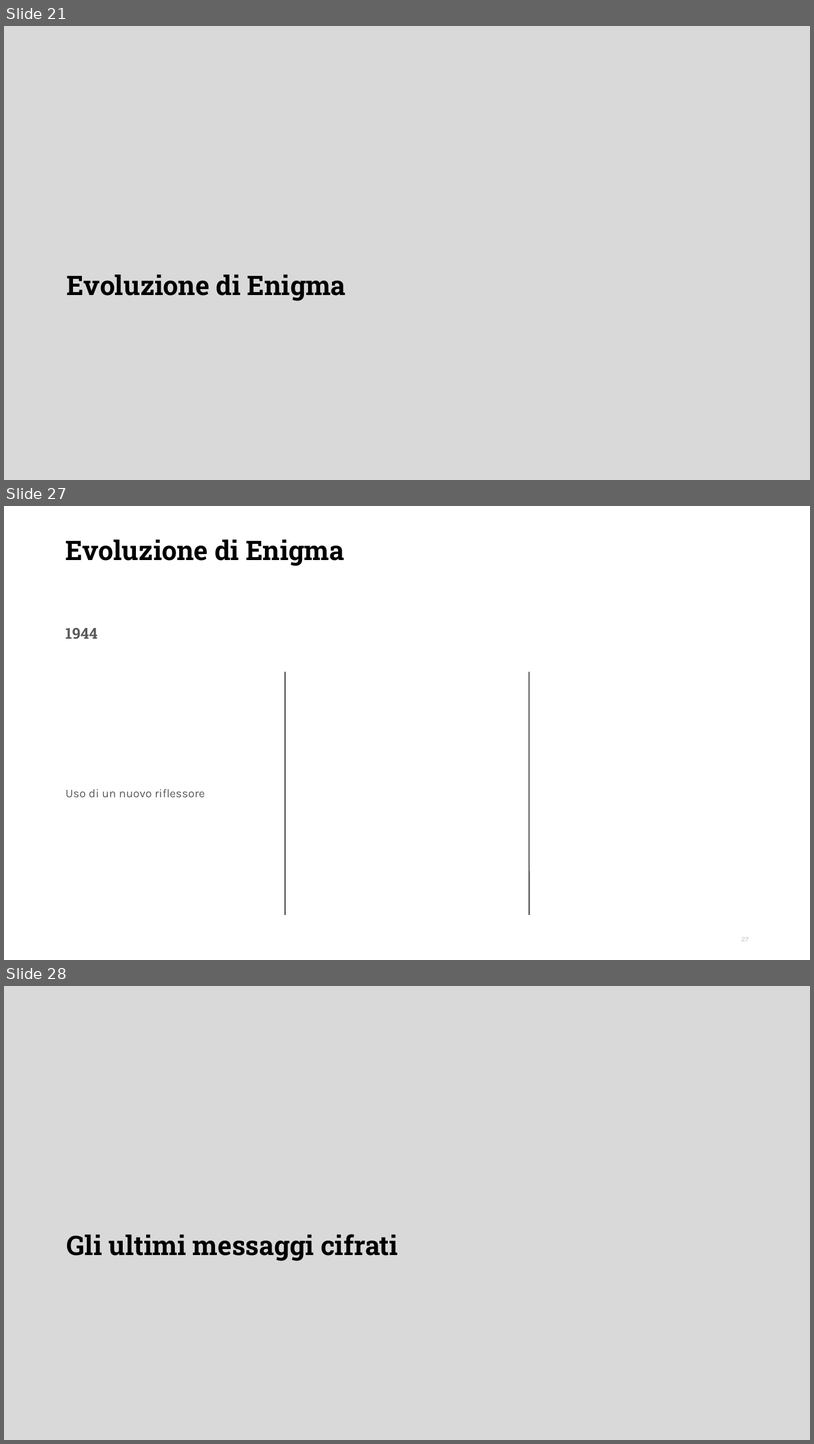
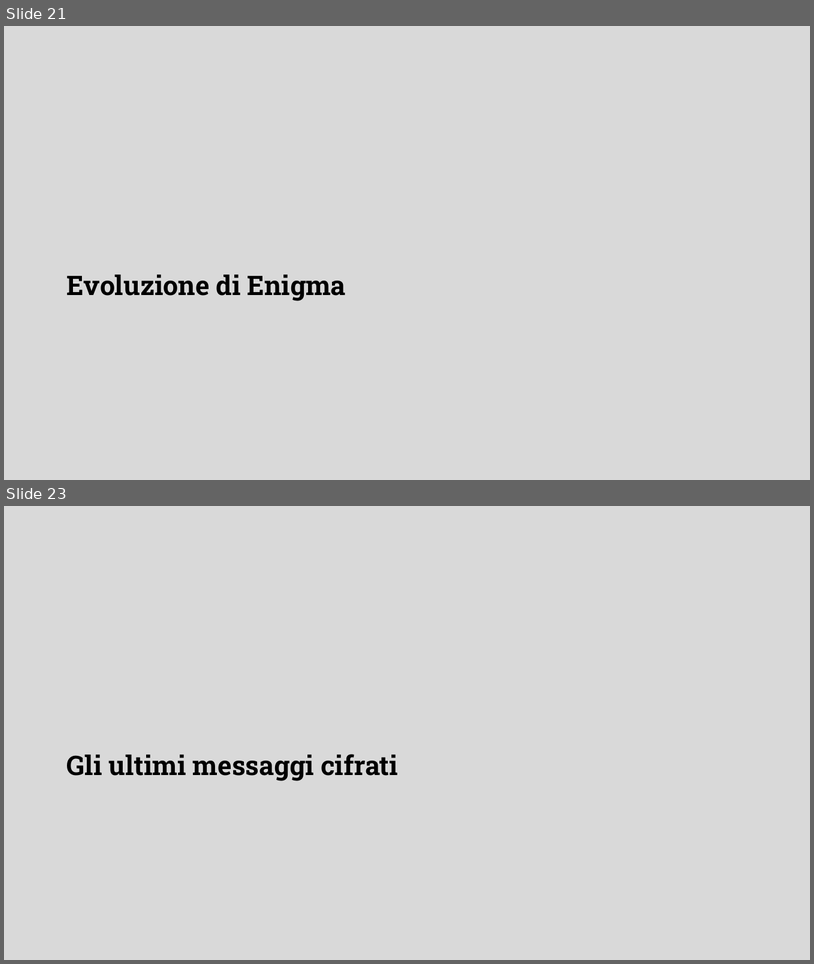
Before and after one commit to DanieleFerretti03/tesi-enigma, a slide deck: presentazione.odp. Shown one above the other, each under a label of ours: slides 21, 27 and 28 before the commit, slides 21 and 23 after it; the slides between them are not shown. The pictures are 814x1444 and 814x964 pixels, drawn with LibreOffice and Linux fonts; fonts in the diff are those of the drawing; background and template pictures are left out. Boxes give left, top, right and bottom in pixels: in the first picture for what was removed or moved away, otherwise in the second. Text is boxed around its words. In the diff, an @@ line names an element or a change of style, - is before the commit and + after.

Commit message:
Sostituzione slide Evoluzione di Enigma

```diff
--- a/presentazione.odp
+++ b/presentazione.odp
@@ slide 27 removed at bbox=[4, 506, 810, 960], background #FFFFFF @@
@@ title removed at bbox=[66, 540, 345, 566] @@
-Evoluzione di Enigma
@@ text removed at bbox=[65, 628, 98, 639] @@
-1944
@@ line removed from (285, 672) to (285, 915) @@
@@ line removed from (530, 672) to (530, 915) @@
@@ text removed at bbox=[66, 789, 205, 797] @@
-Uso di un nuovo riflessore
@@ page number removed at bbox=[741, 937, 749, 941] @@
-27
@@ what was slide 28 is now slide 23 @@
```
Also in this commit, not shown: 1 slide added, 5 other slides removed, 1 other file.
